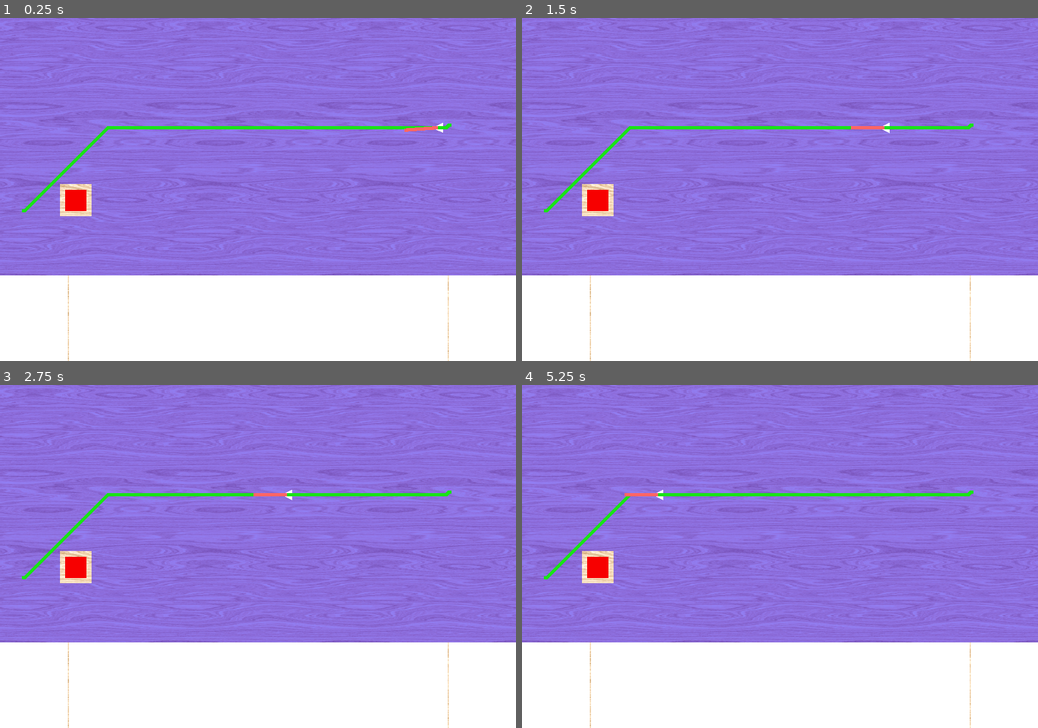
Above: before the commit, frames 1-4 (two rows, left to right).
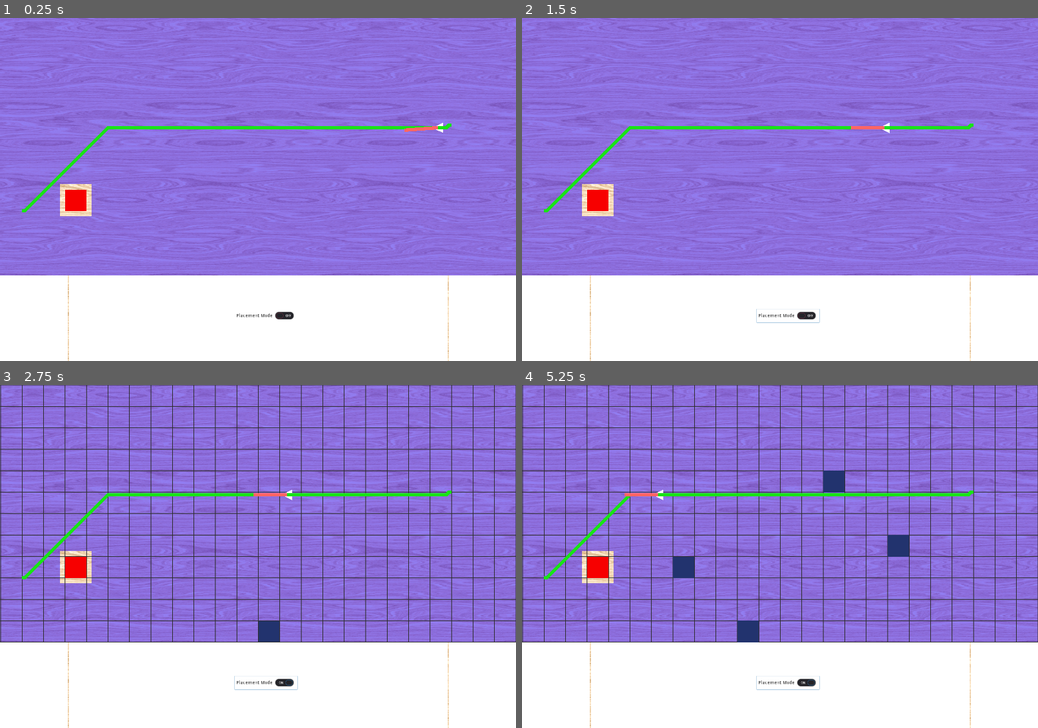
Above: after the commit, the same moments.

Repository: CSMA-Technology/chelydra
Game: Godot game, scene res://levels/TemplateLevel.tscn
Two runs of this game, one before a commit and one after it. Both use one fixed random seed, a clock stepped at 60 frames per second and the inputs below. This scene is started directly instead of the project's main scene.
Inputs (mouse positions are in pixels of both pictures, inside the frame that each line leads up to):
- Up to frame 1 (0.25 s): no input
- Up to frame 2 (1.5 s): click (785, 316) at 0.5 s, where only the run after the commit has a clickable "Placement Mode"; click (785, 316) at 1.25 s, where only the run after the commit has a clickable "Placement Mode"
- Up to frame 3 (2.75 s): click (263, 683) at 2 s, where only the run after the commit has a clickable "Placement Mode"
- Up to frame 4 (5.25 s): move the mouse to (893, 539) at 2.77 s; click (893, 539) at 2.92 s; move the mouse to (676, 573) at 3.52 s; click (676, 573) at 3.67 s; move the mouse to (831, 481) at 4.27 s; click (831, 481) at 4.42 s; move the mouse to (754, 625) at 5.02 s; click (754, 625) at 5.17 s

The runs differ from the first frame. In frame 1, 0.1% of the frame differs, in the area x 45-57%, y 85-88%; in frame 2, 0.2%; in frame 3, 6.8%; in frame 4, 7.5%, in the area x 0-100%, y 0-89%.

Commit message:
moved towerplacement to templatelevel

Diff:
--- a/levels/Placeholder.tscn
+++ /dev/null
@@ -1,56 +0,0 @@
-[gd_scene load_steps=3 format=2]
-
-[ext_resource path="res://levels/Placeholder.gd" type="Script" id=2]
-[ext_resource path="res://levels/TowerPlacement.tscn" type="PackedScene" id=3]
-
-[node name="Placeholder" type="Node2D"]
-script = ExtResource( 2 )
-
-[node name="UIPlaceholder" type="Control" parent="."]
-margin_left = 768.0
-margin_top = 540.0
-margin_right = 768.0
-margin_bottom = 540.0
-
-[node name="ColorRect" type="ColorRect" parent="UIPlaceholder"]
-anchor_left = 0.5
-anchor_top = 0.5
-anchor_right = 0.5
-anchor_bottom = 0.5
-margin_left = -768.0
-margin_top = -540.0
-margin_right = 768.0
-margin_bottom = 228.0
-color = Color( 0.843137, 0.713726, 0.513726, 1 )
-
-[node name="Control" type="Control" parent="UIPlaceholder"]
-margin_right = 40.0
-margin_bottom = 40.0
-
-[node name="UIPanel" type="ColorRect" parent="UIPlaceholder/Control"]
-anchor_left = 0.5
-anchor_top = 1.0
-anchor_right = 0.5
-anchor_bottom = 1.0
-margin_left = -788.0
-margin_top = 188.0
-margin_right = 748.0
-margin_bottom = 444.0
-
-[node name="PlacementModeButton" type="CheckButton" parent="UIPlaceholder/Control"]
-margin_left = 4.0
-margin_top = 324.0
-margin_right = 192.0
-margin_bottom = 364.0
-custom_colors/font_color_disabled = Color( 0, 0, 0, 1 )
-custom_colors/font_color_focus = Color( 0, 0, 0, 1 )
-custom_colors/font_color_hover_pressed = Color( 0, 0, 0, 1 )
-custom_colors/font_color = Color( 0, 0, 0, 1 )
-custom_colors/font_color_hover = Color( 0, 0, 0, 1 )
-custom_colors/font_color_pressed = Color( 0, 0, 0, 1 )
-text = "Placement Mode"
-
-[node name="TowerPlacement" parent="." instance=ExtResource( 3 )]
-
-[connection signal="toggled" from="UIPlaceholder/Control/PlacementModeButton" to="." method="_on_PlacementModeButton_toggled"]
-[connection signal="place_tower" from="TowerPlacement" to="." method="place_tower"]
--- a/levels/Placeholder.gd
+++ b/levels/TemplateLevel.gd
@@ -14,7 +14,6 @@
 	placement_mode = placement_mode_toggle
 
 func place_tower(position, tower):
-#	print("place a tower here: ", position)
 	var new_tower = tower.instance()
 	new_tower.position = position
 	add_child(new_tower)
--- a/levels/TemplateLevel.tscn
+++ b/levels/TemplateLevel.tscn
@@ -1,11 +1,13 @@
-[gd_scene load_steps=10 format=2]
+[gd_scene load_steps=12 format=2]
 
 [ext_resource path="res://assets/GFX/wood/horizontal/wood5_horizontal.png" type="Texture" id=1]
 [ext_resource path="res://assets/GFX/wood/horizontal/wood1_horizontal.png" type="Texture" id=2]
 [ext_resource path="res://Enemies/TemplateEnemy.tscn" type="PackedScene" id=3]
 [ext_resource path="res://Towers/Eraser.tscn" type="PackedScene" id=4]
 [ext_resource path="res://assets/GFX/misc/blue.png" type="Texture" id=5]
+[ext_resource path="res://levels/TemplateLevel.gd" type="Script" id=6]
 [ext_resource path="res://levels/Navigation.gd" type="Script" id=7]
+[ext_resource path="res://levels/TowerPlacement.tscn" type="PackedScene" id=8]
 
 [sub_resource type="TileSet" id=1]
 0/name = "LightWood"
@@ -74,6 +76,7 @@
 0/z_index = 0
 
 [node name="TemplateLevel" type="Node2D"]
+script = ExtResource( 6 )
 
 [node name="BackgroundTileMap" type="TileMap" parent="."]
 tile_set = SubResource( 1 )
@@ -124,6 +127,18 @@
 border_width = 1.4
 editor_only = false
 
+[node name="CheckButton" type="CheckButton" parent="CanvasLayer"]
+margin_left = 697.0
+margin_top = 869.0
+margin_right = 773.0
+margin_bottom = 909.0
+custom_colors/font_color_focus = Color( 0, 0, 0, 1 )
+custom_colors/font_color_hover_pressed = Color( 0, 0, 0, 1 )
+custom_colors/font_color = Color( 0, 0, 0, 1 )
+custom_colors/font_color_hover = Color( 0, 0, 0, 1 )
+custom_colors/font_color_pressed = Color( 0, 0, 0, 1 )
+text = "Placement Mode"
+
 [node name="Towers" type="Node" parent="."]
 
 [node name="Eraser" parent="Towers" instance=ExtResource( 4 )]
@@ -138,3 +153,8 @@
 
 [node name="Goal" type="Node2D" parent="."]
 position = Vector2( 64, 576 )
+
+[node name="TowerPlacement" parent="." instance=ExtResource( 8 )]
+
+[connection signal="toggled" from="CanvasLayer/CheckButton" to="." method="_on_PlacementModeButton_toggled"]
+[connection signal="place_tower" from="TowerPlacement" to="." method="place_tower"]
--- a/levels/TowerPlacement.gd
+++ b/levels/TowerPlacement.gd
@@ -13,8 +13,10 @@
 			tower.position = snap_position*cell_size
 		if event is InputEventMouseButton and event.pressed:
 			var placement_area = $TileMap.get_used_rect()
+			print("placement area: ", placement_area.position, " to ", placement_area.end)
+			print("placement point: ", event.position/cell_size)
 			if (placement_area.has_point(event.position/cell_size)):
-				emit_signal("place_tower", calculate_snap_position(event.position)*cell_size, tower_scene) # how will we pass the packed scene of different tower types?
+				emit_signal("place_tower", calculate_snap_position(event.position)*cell_size, tower_scene)
 
 func calculate_snap_position(actual_position):
 	return Vector2(clamp(int(actual_position.x/cell_size), 0, 23), clamp(int(actual_position.y/cell_size), 0, 11))
--- a/project.godot
+++ b/project.godot
@@ -7,16 +7,6 @@
 ;   param=value ; assign values to parameters
 
 config_version=4
-
-_global_script_classes=[ {
-"base": "",
-"class": "GitAPI",
-"language": "NativeScript",
-"path": "res://addons/godot-git-plugin/git_api.gdns"
-} ]
-_global_script_class_icons={
-"GitAPI": ""
-}
 
 [application]
 
